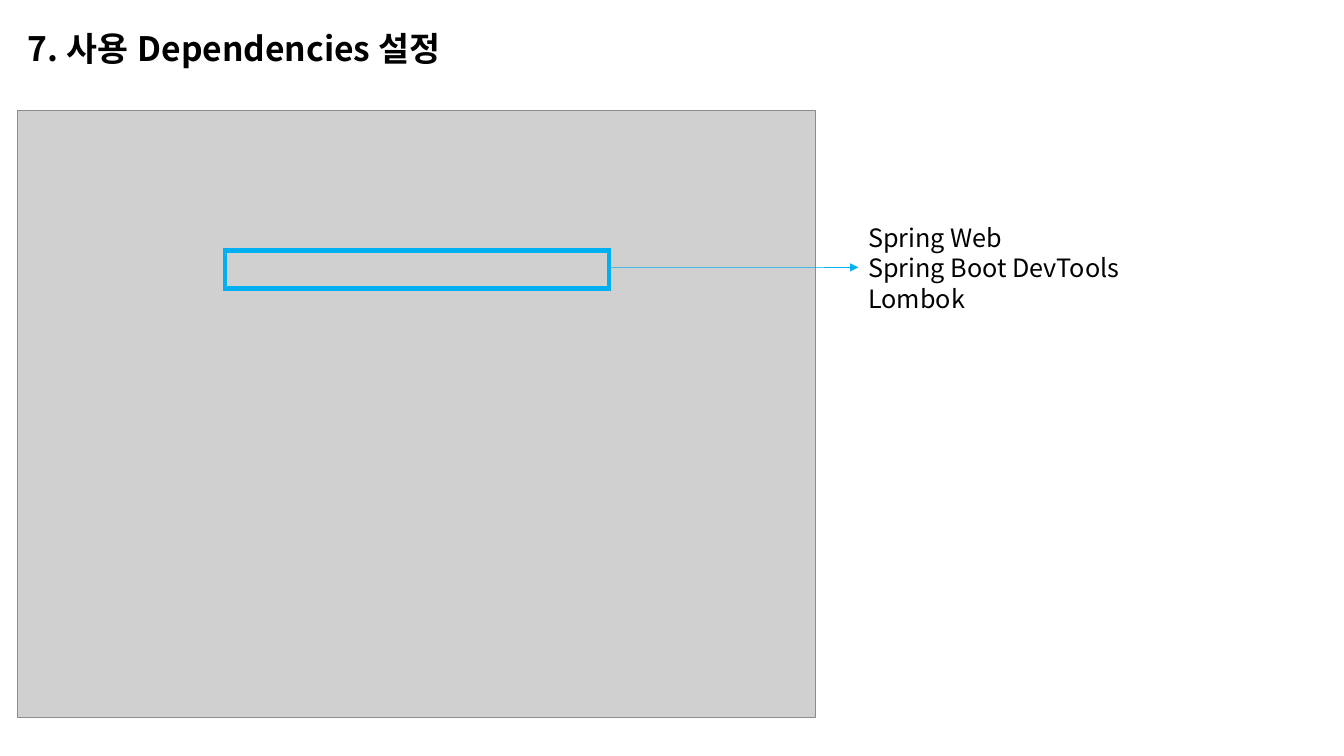
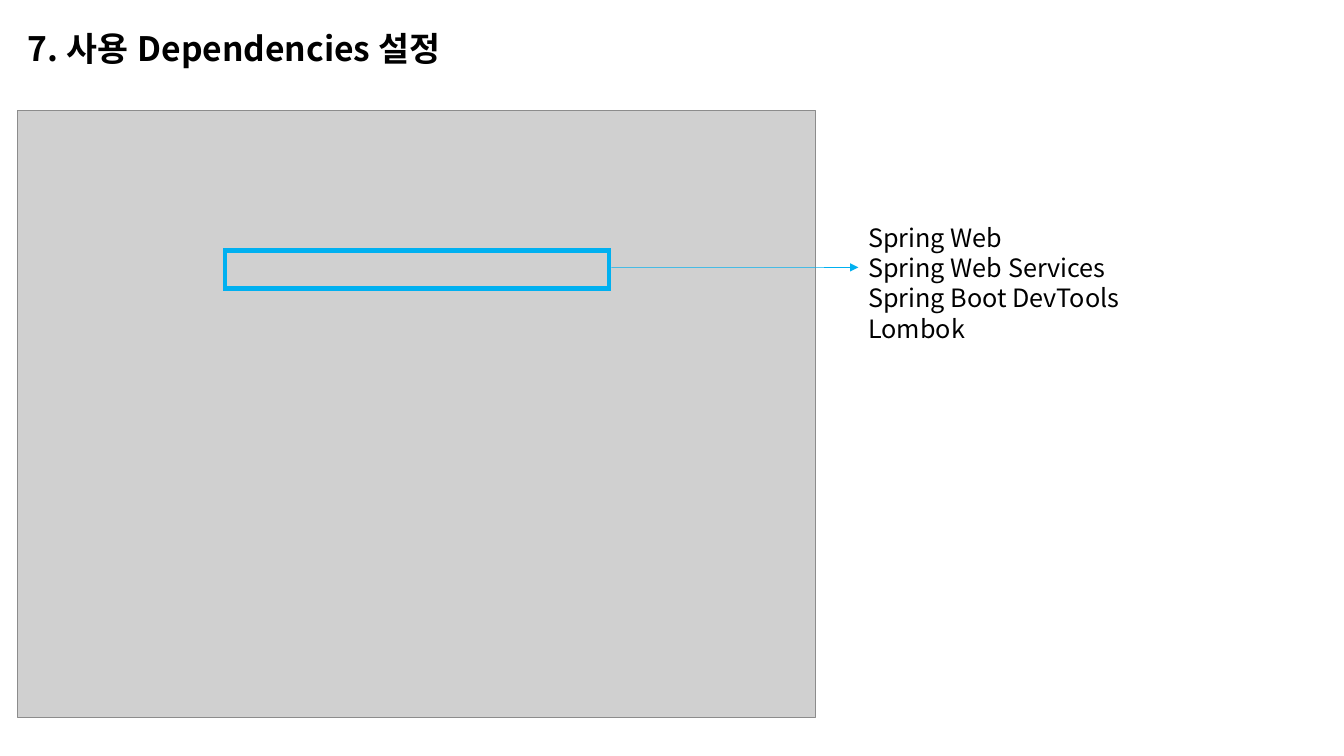
Before and after one commit to junni3h/insummnia, a slide deck: slide 15 of docs/스프링부트+리액트 정리.pptx. Drawn at 1344x756 pixels with LibreOffice and Linux fonts; fonts in the diff are those of the drawing; grey boxes stand for pictures. Boxes give left, top, right and bottom in pixels: in the first picture for what was removed or moved away, otherwise in the second. Text is boxed around its words. In the diff, an @@ line names an element or a change of style, - is before the commit and + after.

```diff
--- a/docs/스프링부트+리액트 정리.pptx
+++ b/docs/스프링부트+리액트 정리.pptx
@@ text at box(868, 252, 1105, 284): paragraph added @@
+Spring Web Services
```
Also in this commit, not shown: 2 other slides changed, 10 slides removed, 20 other files.
